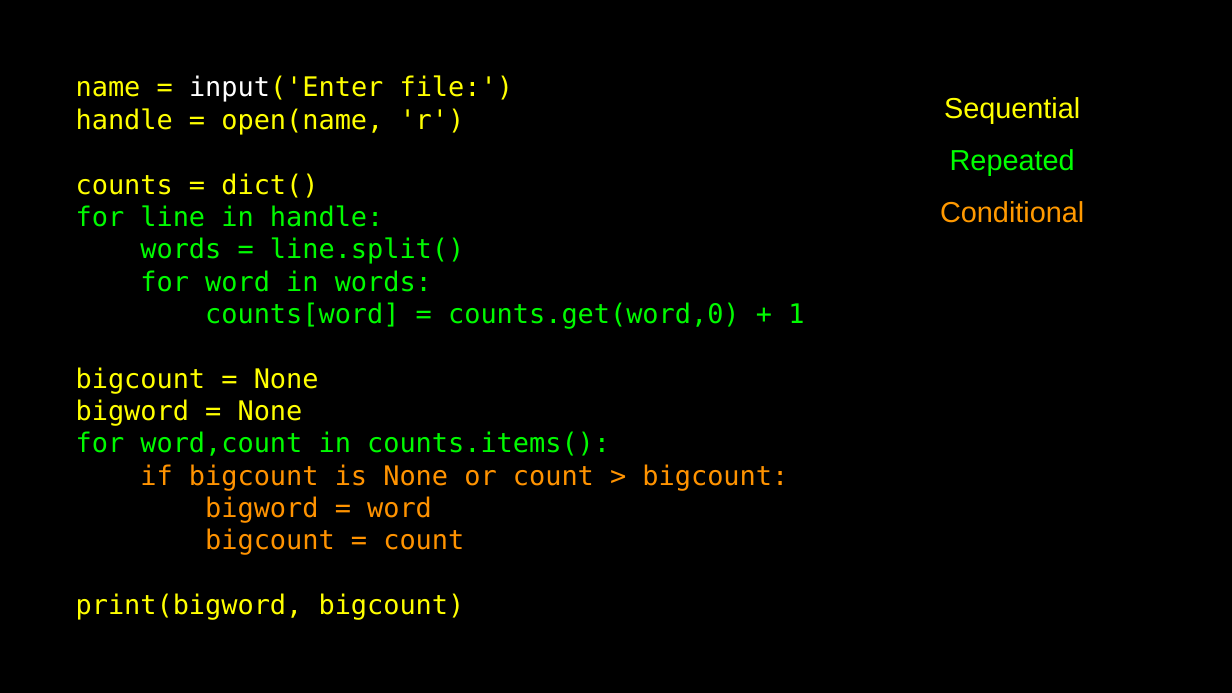
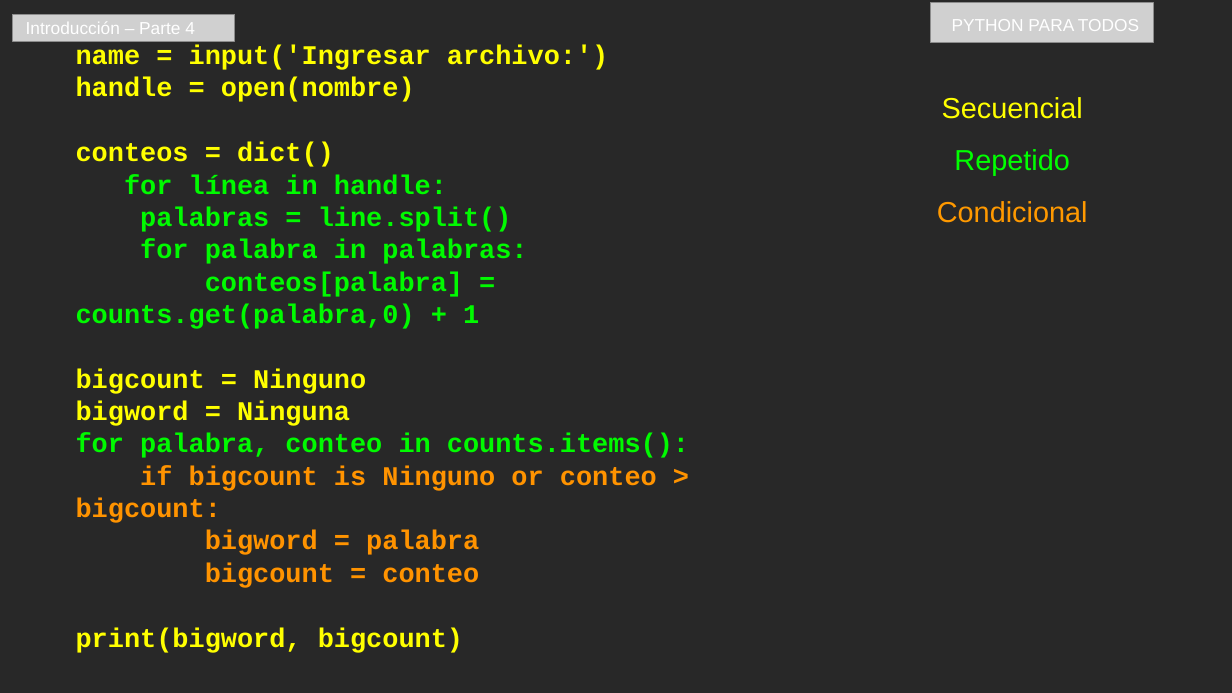
Before and after one commit to csev/py4e, a slide deck: slide 42 of lectures3/Pythonlearn-01-Intro.pptx. Drawn at 1232x693 pixels with LibreOffice and Linux fonts; fonts in the diff are those of the drawing; grey boxes stand for pictures. Boxes give left, top, right and bottom in pixels: in the first picture for what was removed or moved away, otherwise in the second. Text is boxed around its words. In the diff, an @@ line names an element or a change of style, - is before the commit and + after.

```diff
--- a/lectures3/Pythonlearn-01-Intro.pptx
+++ b/lectures3/Pythonlearn-01-Intro.pptx
@@ background #000000 to #282828 @@
@@ picture added at [12,15,235,42] @@
@@ text added at [26,22,195,34], 18 pt, text #FFFFFF @@
+Introducción – Parte 4
@@ picture added at [931,3,1153,43] @@
@@ text added at [952,19,1139,31], 18 pt, text #FFFFFF @@
+PYTHON PARA TODOS
@@ text at [76,45,689,588]: text changed; font DejaVu Sans Mono to Courier New; bold on @@
-name = input('Enter file:')
-handle = open(name, 'r')
-counts = dict()
-for line in handle:
-words = line.split()
-for word in words:
-counts[word] = counts.get(word,0) + 1
-bigcount = None
-bigword = None
-for word,count in counts.items():
-if bigcount is None or count > bigcount:
-bigword = word
-bigcount = count
+name = input('Ingresar archivo:')
+handle = open(nombre)
+conteos = dict()
+for línea in handle:
+palabras = line.split()
+for palabra in palabras:
+conteos[palabra] = counts.get(palabra,0) + 1
+bigcount = Ninguno
+bigword = Ninguna
+for palabra, conteo in counts.items():
+if bigcount is Ninguno or conteo > bigcount:
+bigword = palabra
+bigcount = conteo
@@ text "name = input('Ingresar archivo:')" at [76,45,689,588]: font DejaVu Sans Mono to Courier New, bold on in "print(bigword, bigcount)" @@
@@ text at [937,97,1088,223]: text changed @@
-Sequential
-Repeated
-Conditional
+Secuencial
+Repetido
+Condicional
@@ rectangle removed at [0,633,1232,693] @@
```
Also in this commit, not shown: 15 other slides changed, 29 slides added, 29 slides removed, 12 other files.
